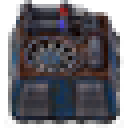
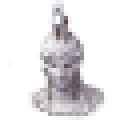
Two versions of the same layered image (128x128). Layer-by-layer changes:
added layer "Layer 34" above "athena" over (32, 88, 104, 116)
added layer "athena" (1st of 2) above "athena" over (8, 0, 108, 124)
hid group "atmospheric-sequestor" (1st of 2) (2 layers) over (4, 0, 124, 128)
